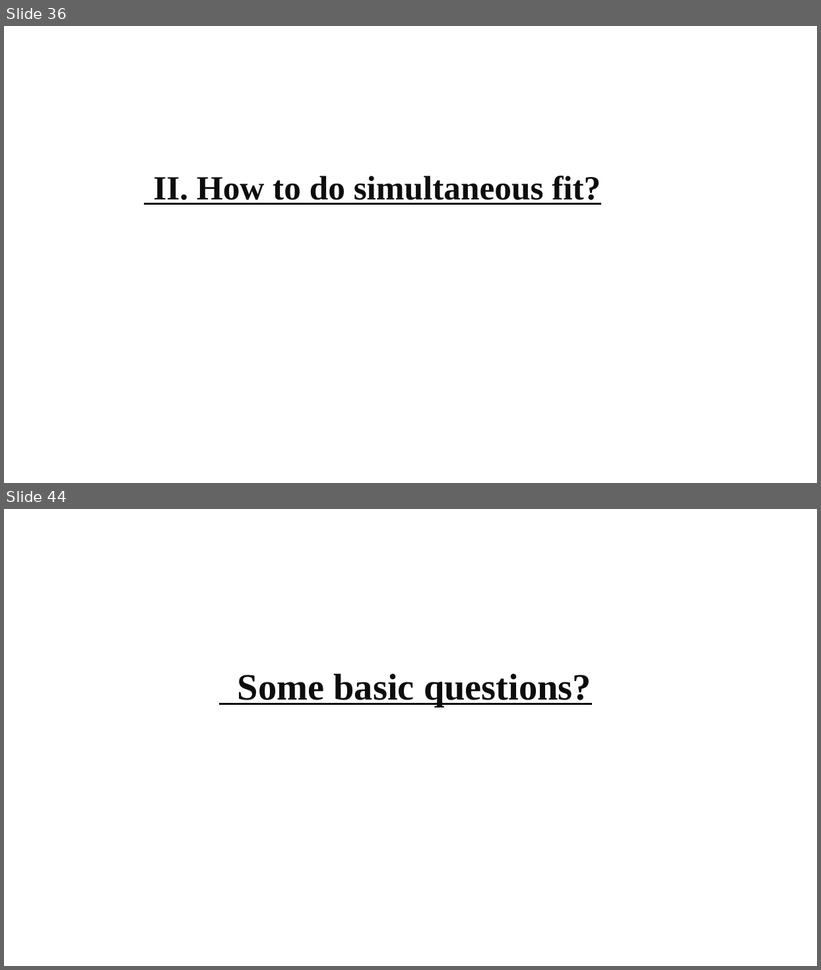
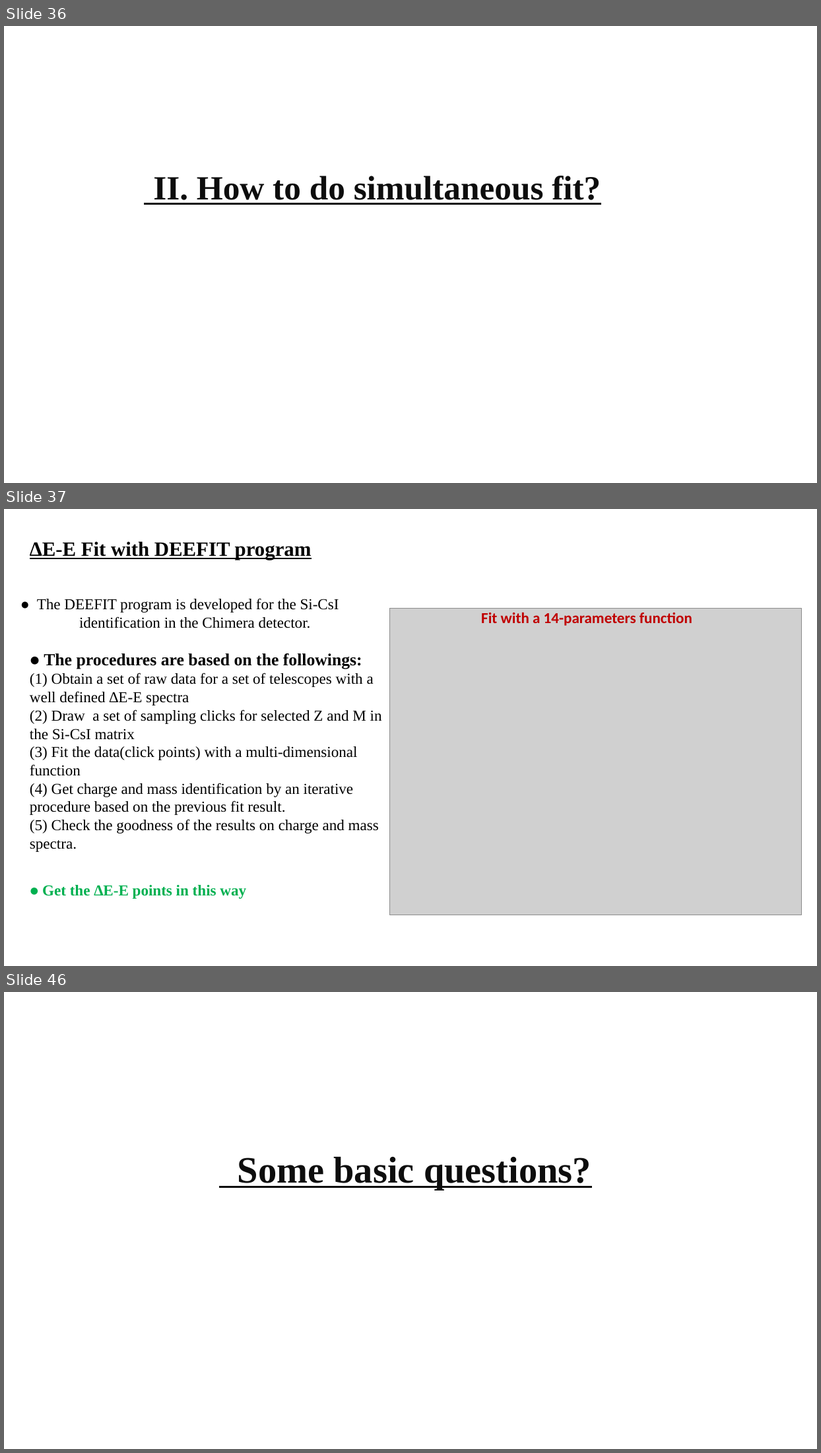
Before and after one commit to gfh16/StudyNotes, a slide deck: 2018Oct-Tutorial_HiRACsICalibrations.pptx. Shown one above the other, each under a label of ours: slides 36 and 44 before the commit, slides 36, 37 and 46 after it; the slides between them are not shown. The pictures are 821x970 and 821x1453 pixels, drawn with LibreOffice and Linux fonts; fonts in the diff are those of the drawing; grey boxes stand for pictures. Boxes give left, top, right and bottom in pixels: in the first picture for what was removed or moved away, otherwise in the second. Text is boxed around its words. In the diff, an @@ line names an element or a change of style, - is before the commit and + after.

```diff
--- a/2018Oct-Tutorial_HiRACsICalibrations.pptx
+++ b/2018Oct-Tutorial_HiRACsICalibrations.pptx
@@ slide 37 added at box(4, 509, 817, 966), background #FFFFFF @@
@@ text added at box(30, 541, 312, 560), 24 pt, text #000000, bold, underline @@
+∆E-E Fit with DEEFIT program
@@ text added at box(37, 598, 339, 628), 18 pt, text #000000 @@
+● The DEEFIT program is developed for the Si-CsI identification in the Chimera detector.
@@ picture added at box(389, 609, 801, 916) @@
@@ text added at box(481, 612, 692, 626), 18 pt, text #C00000, bold @@
+Fit with a 14-parameters function
@@ text added at box(30, 654, 382, 852), 18 pt, text #000000 @@
+● The procedures are based on the followings:
+(1) Obtain a set of raw data for a set of telescopes with a well defined ∆E-E spectra
+(2) Draw a set of sampling clicks for selected Z and M in the Si-CsI matrix
+(3) Fit the data(click points) with a multi-dimensional function
+(4) Get charge and mass identification by an iterative procedure based on the previous fit result.
+(5) Check the goodness of the results on charge and mass spectra.
@@ text added at box(42, 885, 246, 899), 18 pt, text #00B050, bold @@
+● Get the ∆E-E points in this way
@@ what was slide 44 is now slide 46 @@
```
Also in this commit, not shown: 2 slides changed, 5 other slides added, 4 slides removed, 1 other file.
